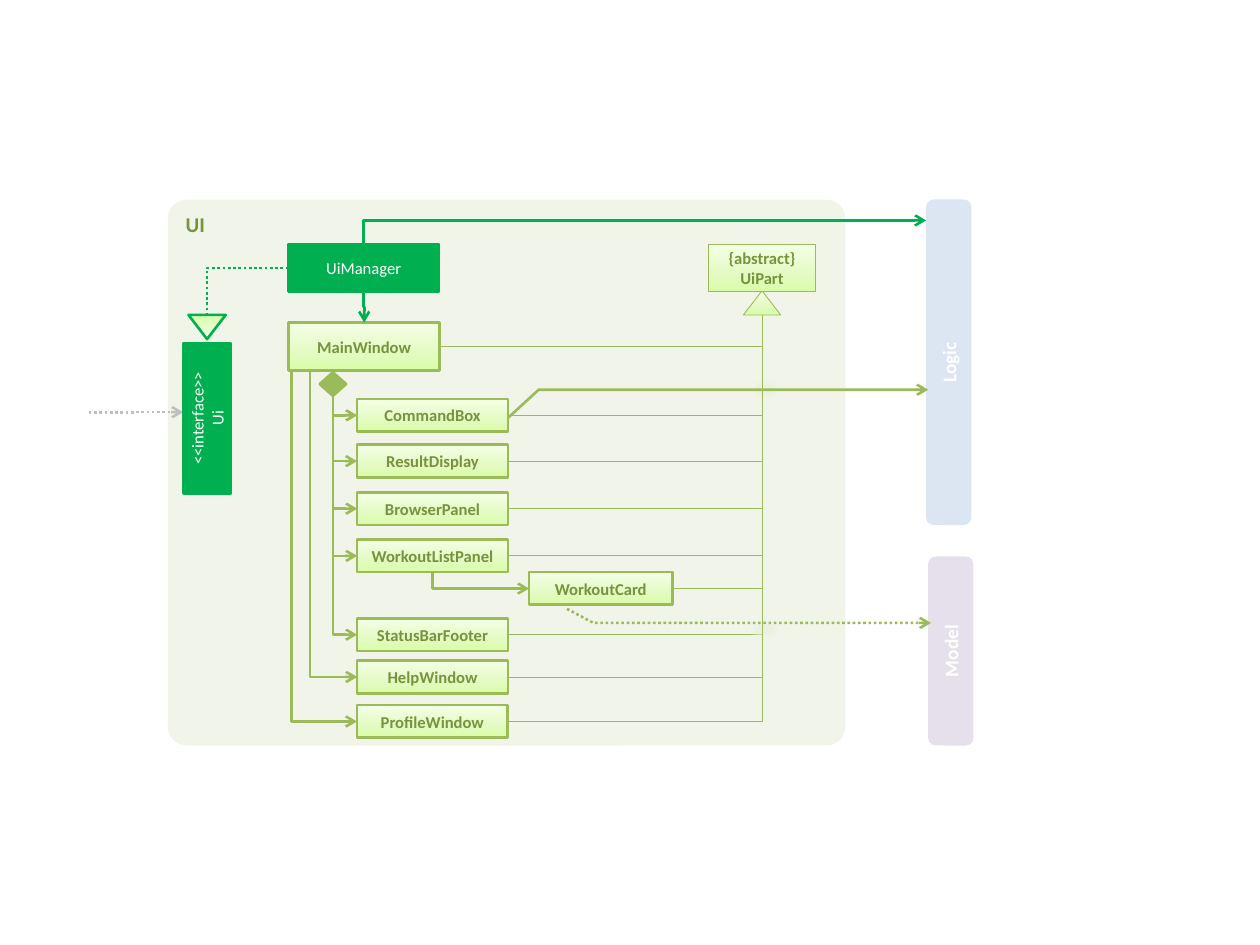
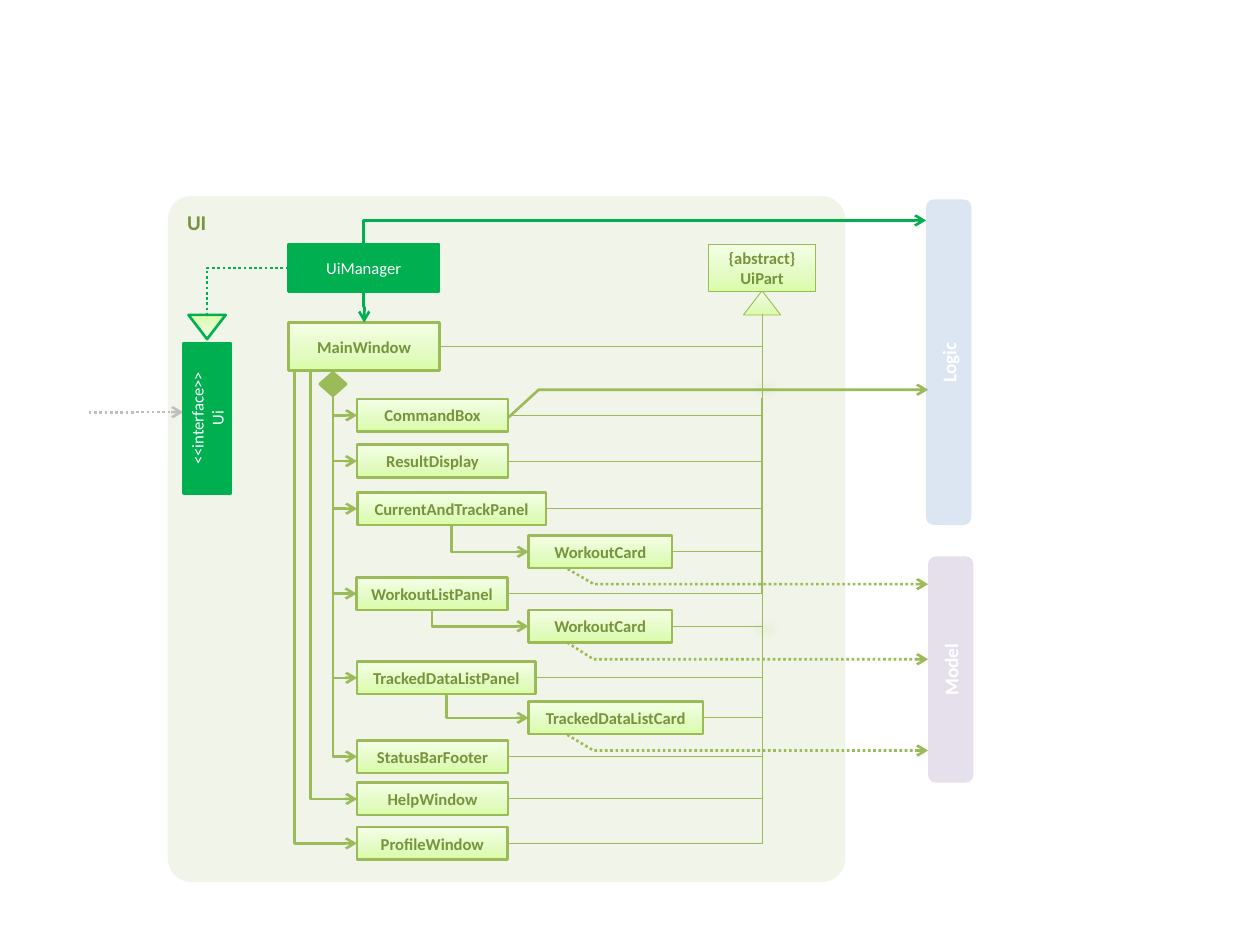
Before and after one commit to shouteck/main, a slide deck: slide 1 of docs/diagrams/UiComponentClassDiagram.pptx. Drawn at 1260x945 pixels with LibreOffice and Linux fonts; fonts in the diff are those of the drawing. Boxes give left, top, right and bottom in pixels: in the first picture for what was removed or moved away, otherwise in the second. Text is boxed around its words. In the diff, an @@ line names an element or a change of style, - is before the commit and + after.

```diff
--- a/docs/diagrams/UiComponentClassDiagram.pptx
+++ b/docs/diagrams/UiComponentClassDiagram.pptx
@@ rounded rectangle "UI": place and size @@
-rounded rectangle "UI" at (168, 199, 845, 745)
+rounded rectangle "UI" at (168, 197, 845, 882)
@@ elbow line moved from (762, 315) - (508, 677) to (762, 315) - (508, 799) @@
@@ elbow line moved from (762, 315) - (508, 635) to (762, 315) - (508, 756) @@
@@ elbow line moved from (762, 315) - (508, 556) to (762, 315) - (536, 678) @@
@@ elbow line moved from (762, 315) - (508, 509) to (762, 315) - (546, 509) @@
@@ elbow line added from (762, 314) to (672, 552), #9BBB59 0.5 pt @@
@@ elbow line moved from (762, 315) - (673, 588) to (762, 315) - (703, 718) @@
@@ elbow arrow moved from (292, 370) - (357, 722) to (295, 370) - (357, 843) @@
@@ elbow arrow moved from (310, 370) - (358, 677) to (310, 370) - (358, 799) @@
@@ elbow line added from (762, 389) to (672, 626), #9BBB59 0.5 pt @@
@@ elbow arrow moved from (333, 396) - (358, 635) to (333, 396) - (358, 756) @@
@@ elbow arrow moved from (333, 396) - (358, 556) to (333, 396) - (358, 678) @@
@@ elbow arrow added from (333, 396) to (357, 593), #9BBB59 1.5 pt @@
@@ elbow line added from (762, 398) to (508, 593), #9BBB59 0.5 pt @@
@@ 3 rectangles, 1 elbow line: place and size @@
-3 rectangles, 1 elbow line at (357, 320, 762, 738)
+3 rectangles, 1 elbow line at (357, 442, 762, 859)
@@ rectangle "CurrentAndTrackPanel": place and size @@
-rectangle "CurrentAndTrackPanel" at (358, 493, 509, 525)
+rectangle "CurrentAndTrackPanel" at (358, 493, 547, 525)
@@ text in rectangle at (375, 503, 529, 515): text changed @@
-BrowserPanel
+CurrentAndTrackPanel
@@ elbow arrow added from (451, 525) to (529, 552), #9BBB59 1.5 pt @@
@@ rectangle "WorkoutCard": place and size @@
-rectangle "WorkoutCard" at (529, 572, 673, 605)
+rectangle "WorkoutCard" at (529, 536, 673, 568)
@@ rounded rectangle: place and size @@
-rounded rectangle at (929, 557, 974, 746)
+rounded rectangle at (928, 556, 973, 782)
@@ rectangle "WorkoutListPanel": place and size @@
-rectangle "WorkoutListPanel" at (358, 539, 509, 572)
+rectangle "WorkoutListPanel" at (357, 577, 508, 610)
@@ freeform shape added at (568, 570, 929, 585), outline #9BBB59 1.5 pt dashed @@
@@ elbow arrow added from (432, 610) to (528, 626), #9BBB59 1.5 pt @@
@@ rectangle added at (528, 610, 672, 643), fill gradient #DAFDA7 to #E4FCC2 to #F5FFE7, outline #9BBB59 1.5 pt, 9.5 pt, text #77933C, bold @@
+WorkoutCard
@@ freeform shape added at (567, 643, 927, 659), outline #9BBB59 1.5 pt dashed @@
@@ rectangle added at (358, 662, 536, 694), fill gradient #DAFDA7 to #E4FCC2 to #F5FFE7, outline #9BBB59 1.5 pt, 9.5 pt, text #77933C, bold @@
+TrackedDataListPanel
@@ elbow arrow moved from (432, 572) - (529, 588) to (446, 694) - (528, 718) @@
@@ rectangle added at (528, 702, 702, 735), fill gradient #DAFDA7 to #E4FCC2 to #F5FFE7, outline #9BBB59 1.5 pt, 9.5 pt, text #77933C, bold @@
+TrackedDataListCard
@@ freeform shape: place and size @@
-freeform shape at (567, 609, 931, 622)
+freeform shape at (567, 735, 927, 750)
```
Also in this commit, not shown: 37 other files.
